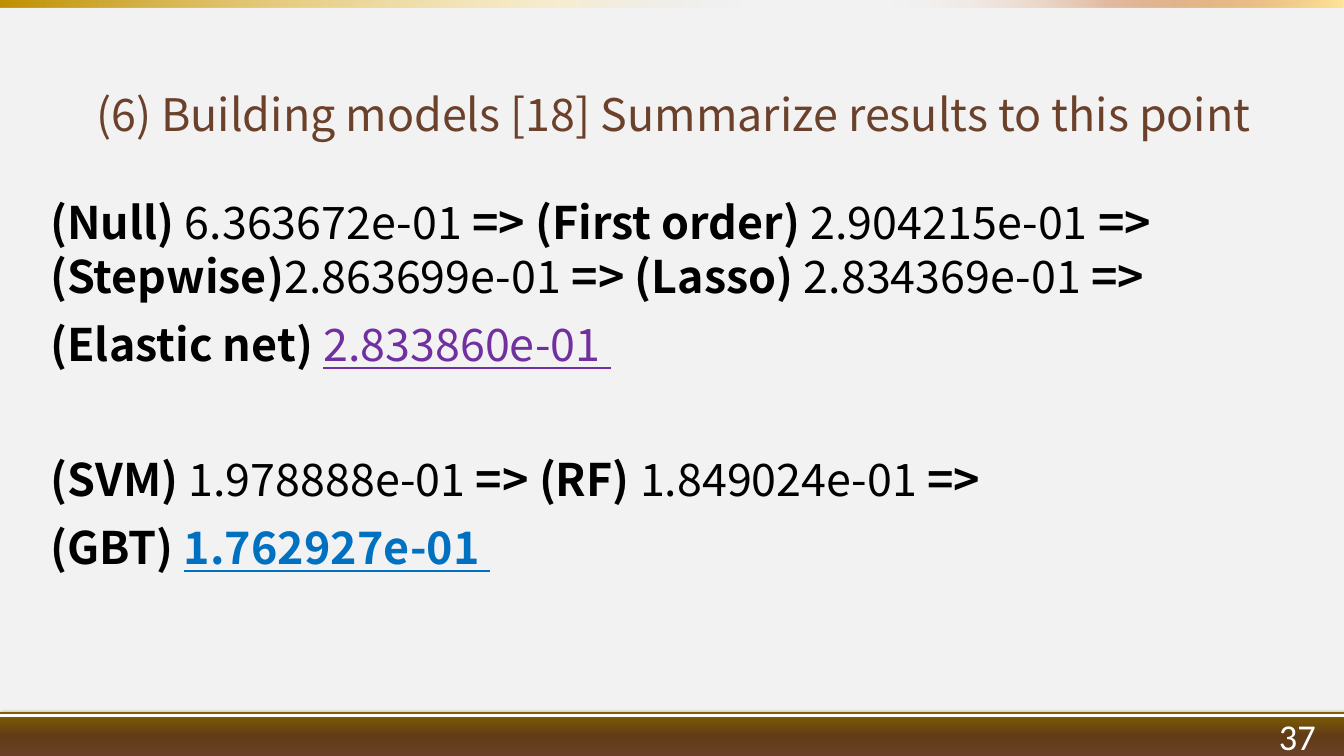
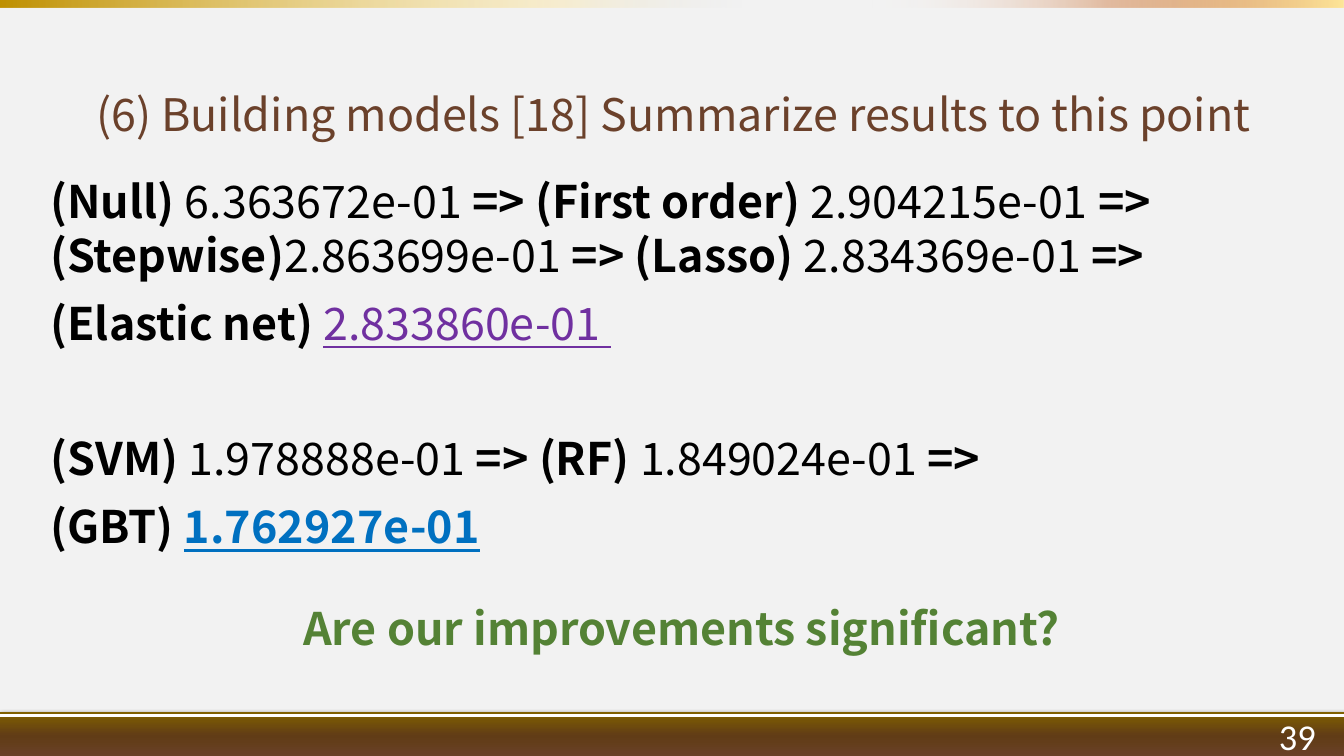
Before and after one commit to 1082-datascience/finalproject-finalproject-1082ds_group6, a slide deck: slide 42 of results/1072_datascience_FP_107363015_G6.pptx (slide 40 before the commit). Drawn at 1344x756 pixels with LibreOffice and Linux fonts; fonts in the diff are those of the drawing; background and template pictures are left out. Boxes give left, top, right and bottom in pixels: in the first picture for what was removed or moved away, otherwise in the second. Text is boxed around its words. In the diff, an @@ line names an element or a change of style, - is before the commit and + after.

```diff
--- a/results/1072_datascience_FP_107363015_G6.pptx
+++ b/results/1072_datascience_FP_107363015_G6.pptx
@@ text "(Null) 6.363672e-01 => (First order) ...": place and size @@
-text "(Null) 6.363672e-01 => (First order) ..." at [50,202,1088,573]
+text "(Null) 6.363672e-01 => (First order) ..." at [50,181,1088,656]
@@ text at [303,608,1060,656]: paragraph added @@
+Are our improvements significant?
@@ text at [1279,726,1316,751]: text changed @@
-37
+39
```
Also in this commit, not shown: 30 other slides changed, 2 slides added.
